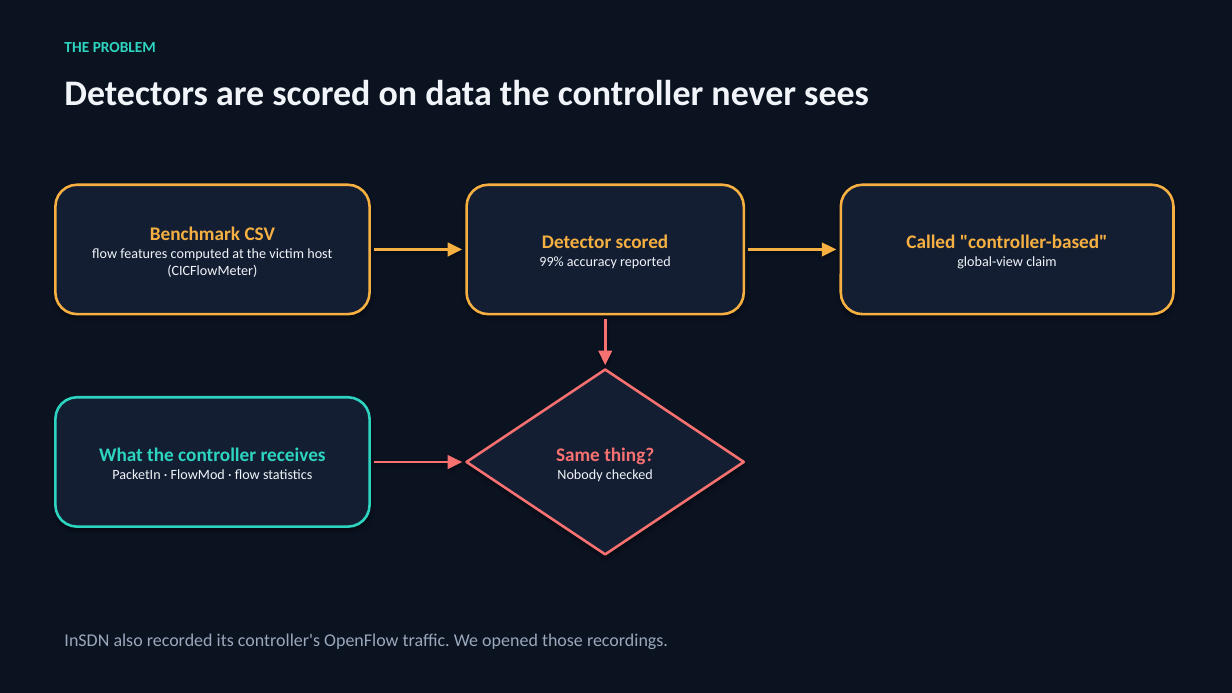
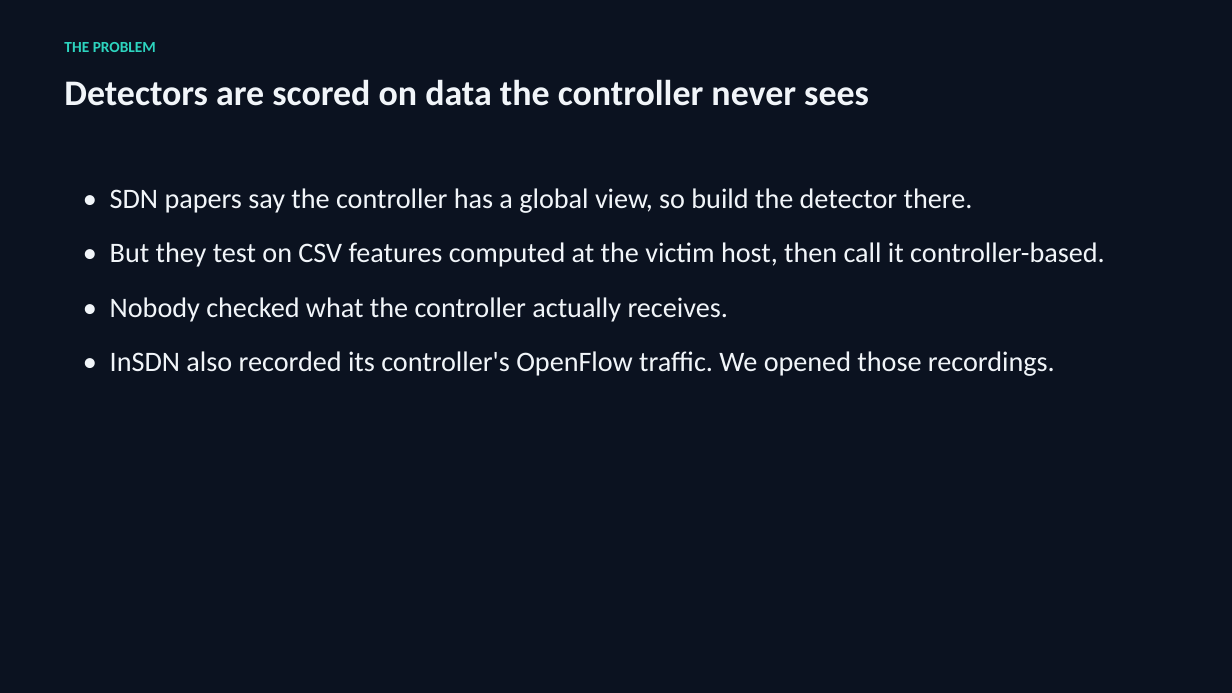
Before and after one commit to adhyan-jain/Proteus, a slide deck: slide 2 of research/insdn_controller/PRESENTATION.pptx. Drawn at 1232x693 pixels with LibreOffice and Linux fonts; fonts in the diff are those of the drawing. Boxes give left, top, right and bottom in pixels: in the first picture for what was removed or moved away, otherwise in the second. Text is boxed around its words. In the diff, an @@ line names an element or a change of style, - is before the commit and + after.

```diff
--- a/research/insdn_controller/PRESENTATION.pptx
+++ b/research/insdn_controller/PRESENTATION.pptx
@@ rounded rectangle removed at box(55, 185, 370, 314) @@
-Benchmark CSV
-flow features computed at the victim host (CICFlowMeter)
@@ text added at box(110, 188, 1104, 376), 22 pt, text #F1F5F9 @@
+• SDN papers say the controller has a global view, so build the detector there.
+• But they test on CSV features computed at the victim host, then call it controller-based.
+• Nobody checked what the controller actually receives.
+• InSDN also recorded its controller's OpenFlow traffic. We opened those recordings.
@@ rounded rectangle removed at box(467, 185, 744, 314) @@
-Detector scored
-99% accuracy reported
@@ rounded rectangle removed at box(841, 185, 1174, 314) @@
-Called "controller-based"
-global-view claim
@@ arrow removed from (374, 250) to (462, 250) @@
@@ arrow removed from (749, 250) to (836, 250) @@
@@ arrow removed from (605, 319) to (605, 365) @@
@@ diamond removed at box(467, 370, 744, 555) @@
-Same thing?
-Nobody checked
@@ rounded rectangle removed at box(55, 397, 370, 527) @@
-What the controller receives
-PacketIn · FlowMod · flow statistics
@@ arrow removed from (374, 462) to (462, 462) @@
@@ text removed at box(64, 633, 668, 649) @@
-InSDN also recorded its controller's OpenFlow traffic. We opened those recordings.
```
Also in this commit, not shown: 8 other slides changed, 1 other file.
